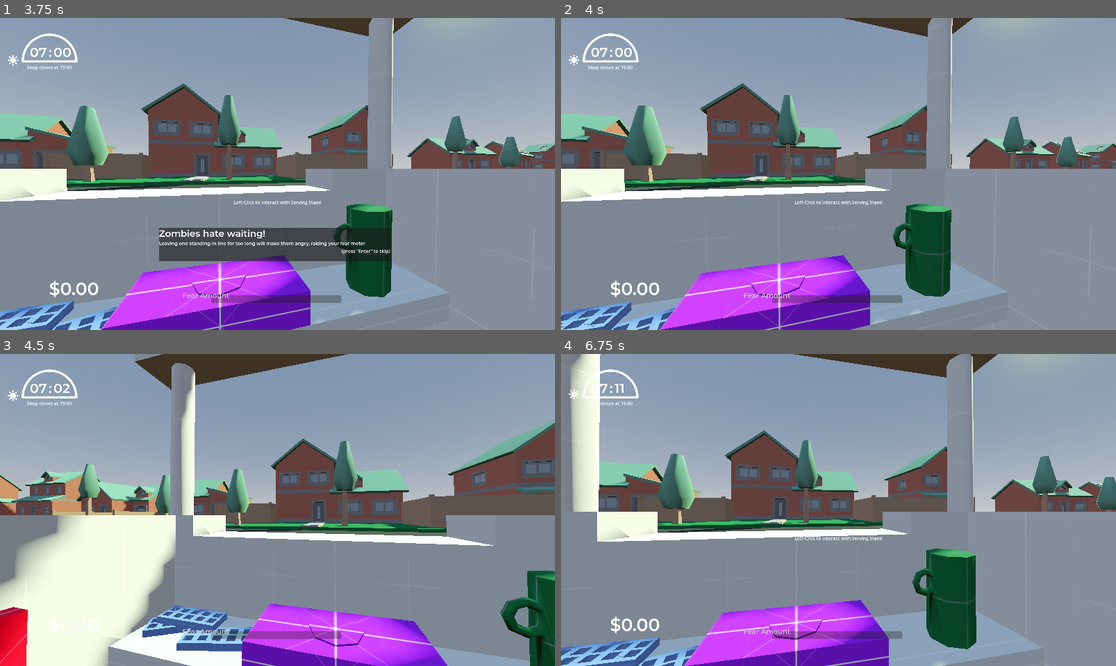
Above: before the commit, frames 1-4 (two rows, left to right).
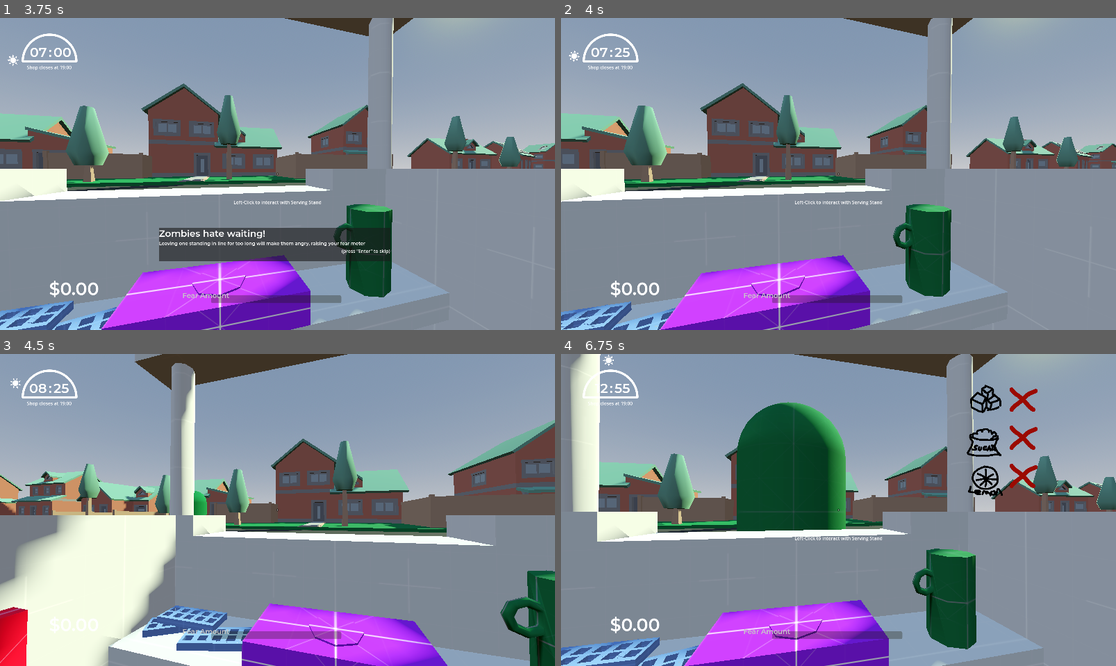
Above: after the commit, the same moments.

Repository: joshuaclarkuk/ProjectLemonade
Game: Godot game, scene res://Levels/main.tscn
Two runs of this game, one before a commit and one after it. Both use one fixed random seed, a clock stepped at 60 frames per second and the inputs below. This scene is started directly instead of the project's main scene.
Inputs (mouse positions are in pixels of both pictures, inside the frame that each line leads up to):
- Up to frame 1 (3.75 s): tap Enter (ui_accept) at 0.5, 0.77, 1.25, 1.52, 2, 2.75, 3.02, 3.5 s; move the mouse to (305, 174) at 0.52 s; press the mouse at (305, 174) at 0.53 s; move the mouse to (249, 174) at 1.27 s; release the mouse at (249, 174) at 1.28 s; click (249, 174) at 1.35 s; move the mouse to (288, 167) at 2.02 s; press the mouse at (288, 167) at 2.03 s; move the mouse to (271, 180) at 2.77 s; release the mouse at (271, 180) at 2.78 s; click (271, 180) at 2.85 s; move the mouse to (316, 177) at 3.52 s; press the mouse at (316, 177) at 3.53 s
- Up to frame 2 (4 s): tap Enter (ui_accept) at 3.77 s
- Up to frame 3 (4.5 s): tap Enter (ui_accept) at 4.25 s; move the mouse to (233, 506) at 4.27 s; release the mouse at (233, 506) at 4.28 s; click (233, 506) at 4.35 s
- Up to frame 4 (6.75 s): tap Enter (ui_accept) at 4.52, 6.02 s; move the mouse to (844, 510) at 5.02 s; press the mouse at (844, 510) at 5.03 s; move the mouse to (816, 503) at 5.77 s; release the mouse at (816, 503) at 5.78 s; click (816, 503) at 5.85 s; move the mouse to (866, 510) at 6.52 s; press the mouse at (866, 510) at 6.53 s

Frame 1 is identical in both runs. In frame 2, less than 0.1% of the frame differs, in the area x 1-13%, y 9-16%; in frame 3, 0.3%; in frame 4, 8.4%, in the area x 1-86%, y 0-58%.

Commit message:
Fart Component Updated, Fixed Interact Bug
Zombies fart more often, but might have to increase time as they all start farting at once

Fixed bug where you could still interact with things after end screen had rolled

Diff:
--- a/Interactables/object_manager.tscn
+++ b/Interactables/object_manager.tscn
@@ -359,6 +359,47 @@
 }
 tracks/2/use_blend = true
 
+[sub_resource type="Animation" id="Animation_sjlvv"]
+resource_name = "serve_drink"
+length = 0.55
+step = 0.05
+tracks/0/type = "value"
+tracks/0/imported = false
+tracks/0/enabled = true
+tracks/0/path = NodePath("Glasses/GlassReal:position")
+tracks/0/interp = 1
+tracks/0/loop_wrap = true
+tracks/0/keys = {
+"times": PackedFloat32Array(0, 0.1, 0.5, 0.5001, 0.55),
+"transitions": PackedFloat32Array(-2, -2, 0, 0, 0),
+"update": 0,
+"values": [Vector3(-0.65, 0.55, -0.15), Vector3(-0.65, 0.65, -0.25), Vector3(-0.65, 1.15, -0.75), Vector3(-0.65, 1.15, -0.75), Vector3(-0.05, 0, 0.15)]
+}
+tracks/1/type = "value"
+tracks/1/imported = false
+tracks/1/enabled = true
+tracks/1/path = NodePath("Glasses/GlassReal:rotation")
+tracks/1/interp = 1
+tracks/1/loop_wrap = true
+tracks/1/keys = {
+"times": PackedFloat32Array(0, 0.1, 0.2, 0.5, 0.55),
+"transitions": PackedFloat32Array(-2, -2, -2, 0, 0),
+"update": 0,
+"values": [Vector3(0, -0.610865, 0), Vector3(0, -0.610865, 0), Vector3(-0.421989, -0.67992, 0.319788), Vector3(-0.421989, -0.67992, 0.319788), Vector3(0, -0.610865, 0)]
+}
+tracks/2/type = "value"
+tracks/2/imported = false
+tracks/2/enabled = true
+tracks/2/path = NodePath("Glasses/GlassReal:material_override:albedo_color")
+tracks/2/interp = 1
+tracks/2/loop_wrap = true
+tracks/2/keys = {
+"times": PackedFloat32Array(0, 0.2, 0.5, 0.55),
+"transitions": PackedFloat32Array(-2, -2, 0, 0),
+"update": 0,
+"values": [Color(1, 1, 1, 1), Color(1, 1, 1, 1), Color(1, 1, 1, 0), Color(1, 1, 1, 1)]
+}
+
 [sub_resource type="Animation" id="Animation_2ly52"]
 resource_name = "slice_lemons"
 length = 0.35
@@ -395,6 +436,50 @@
 }
 tracks/1/use_blend = false
 
+[sub_resource type="Animation" id="Animation_cx7pq"]
+resource_name = "spill_drink"
+length = 0.35
+step = 0.05
+tracks/0/type = "value"
+tracks/0/imported = false
+tracks/0/enabled = true
+tracks/0/path = NodePath("Glasses/GlassReal:position")
+tracks/0/interp = 1
+tracks/0/loop_wrap = true
+tracks/0/keys = {
+"times": PackedFloat32Array(0, 0.1, 0.2, 0.3, 0.35),
+"transitions": PackedFloat32Array(-2, -2, -2, 0, 0),
+"update": 0,
+"values": [Vector3(-0.65, 0.55, -0.15), Vector3(-0.55, 0.5, -0.2), Vector3(-0.55, 0.5, -0.2), Vector3(-0.55, 0.5, -0.2), Vector3(-0.05, 0, 0.15)]
+}
+tracks/1/type = "value"
+tracks/1/imported = false
+tracks/1/enabled = true
+tracks/1/path = NodePath("Glasses/GlassReal:rotation")
+tracks/1/interp = 1
+tracks/1/loop_wrap = true
+tracks/1/keys = {
+"times": PackedFloat32Array(0, 0.1, 0.2, 0.3, 0.35),
+"transitions": PackedFloat32Array(-2, -2, -2, 0, 0),
+"update": 0,
+"values": [Vector3(0, -0.610865, 0), Vector3(-0.610865, 0.436332, -1.5708), Vector3(-0.64546, 0.378088, -1.47175), Vector3(-0.610865, 0.436332, -1.5708), Vector3(0, -0.610865, 0)]
+}
+tracks/2/type = "audio"
+tracks/2/imported = false
+tracks/2/enabled = true
+tracks/2/path = NodePath("AudioPlayers/GlassAudio")
+tracks/2/interp = 1
+tracks/2/loop_wrap = true
+tracks/2/keys = {
+"clips": [{
+"end_offset": 2.1622,
+"start_offset": 0.03,
+"stream": ExtResource("18_sres6")
+}],
+"times": PackedFloat32Array(0)
+}
+tracks/2/use_blend = true
+
 [sub_resource type="Animation" id="Animation_xocxc"]
 resource_name = "use_bin"
 length = 0.36
@@ -427,91 +512,6 @@
 }
 tracks/1/use_blend = true
 
-[sub_resource type="Animation" id="Animation_sjlvv"]
-resource_name = "serve_drink"
-length = 0.55
-step = 0.05
-tracks/0/type = "value"
-tracks/0/imported = false
-tracks/0/enabled = true
-tracks/0/path = NodePath("Glasses/GlassReal:position")
-tracks/0/interp = 1
-tracks/0/loop_wrap = true
-tracks/0/keys = {
-"times": PackedFloat32Array(0, 0.1, 0.5, 0.5001, 0.55),
-"transitions": PackedFloat32Array(-2, -2, 0, 0, 0),
-"update": 0,
-"values": [Vector3(-0.65, 0.55, -0.15), Vector3(-0.65, 0.65, -0.25), Vector3(-0.65, 1.15, -0.75), Vector3(-0.65, 1.15, -0.75), Vector3(-0.05, 0, 0.15)]
-}
-tracks/1/type = "value"
-tracks/1/imported = false
-tracks/1/enabled = true
-tracks/1/path = NodePath("Glasses/GlassReal:rotation")
-tracks/1/interp = 1
-tracks/1/loop_wrap = true
-tracks/1/keys = {
-"times": PackedFloat32Array(0, 0.1, 0.2, 0.5, 0.55),
-"transitions": PackedFloat32Array(-2, -2, -2, 0, 0),
-"update": 0,
-"values": [Vector3(0, -0.610865, 0), Vector3(0, -0.610865, 0), Vector3(-0.421989, -0.67992, 0.319788), Vector3(-0.421989, -0.67992, 0.319788), Vector3(0, -0.610865, 0)]
-}
-tracks/2/type = "value"
-tracks/2/imported = false
-tracks/2/enabled = true
-tracks/2/path = NodePath("Glasses/GlassReal:material_override:albedo_color")
-tracks/2/interp = 1
-tracks/2/loop_wrap = true
-tracks/2/keys = {
-"times": PackedFloat32Array(0, 0.2, 0.5, 0.55),
-"transitions": PackedFloat32Array(-2, -2, 0, 0),
-"update": 0,
-"values": [Color(1, 1, 1, 1), Color(1, 1, 1, 1), Color(1, 1, 1, 0), Color(1, 1, 1, 1)]
-}
-
-[sub_resource type="Animation" id="Animation_cx7pq"]
-resource_name = "spill_drink"
-length = 0.35
-step = 0.05
-tracks/0/type = "value"
-tracks/0/imported = false
-tracks/0/enabled = true
-tracks/0/path = NodePath("Glasses/GlassReal:position")
-tracks/0/interp = 1
-tracks/0/loop_wrap = true
-tracks/0/keys = {
-"times": PackedFloat32Array(0, 0.1, 0.2, 0.3, 0.35),
-"transitions": PackedFloat32Array(-2, -2, -2, 0, 0),
-"update": 0,
-"values": [Vector3(-0.65, 0.55, -0.15), Vector3(-0.55, 0.5, -0.2), Vector3(-0.55, 0.5, -0.2), Vector3(-0.55, 0.5, -0.2), Vector3(-0.05, 0, 0.15)]
-}
-tracks/1/type = "value"
-tracks/1/imported = false
-tracks/1/enabled = true
-tracks/1/path = NodePath("Glasses/GlassReal:rotation")
-tracks/1/interp = 1
-tracks/1/loop_wrap = true
-tracks/1/keys = {
-"times": PackedFloat32Array(0, 0.1, 0.2, 0.3, 0.35),
-"transitions": PackedFloat32Array(-2, -2, -2, 0, 0),
-"update": 0,
-"values": [Vector3(0, -0.610865, 0), Vector3(-0.610865, 0.436332, -1.5708), Vector3(-0.64546, 0.378088, -1.47175), Vector3(-0.610865, 0.436332, -1.5708), Vector3(0, -0.610865, 0)]
-}
-tracks/2/type = "audio"
-tracks/2/imported = false
-tracks/2/enabled = true
-tracks/2/path = NodePath("AudioPlayers/GlassAudio")
-tracks/2/interp = 1
-tracks/2/loop_wrap = true
-tracks/2/keys = {
-"clips": [{
-"end_offset": 2.1622,
-"start_offset": 0.03,
-"stream": ExtResource("18_sres6")
-}],
-"times": PackedFloat32Array(0)
-}
-tracks/2/use_blend = true
-
 [sub_resource type="AnimationLibrary" id="AnimationLibrary_dnrku"]
 _data = {
 "RESET": SubResource("Animation_c3k84"),
--- a/Levels/main.tscn
+++ b/Levels/main.tscn
@@ -93,6 +93,7 @@
 script = ExtResource("1_t6mj7")
 zombie = ExtResource("5_1hf5j")
 zombie_spawn_timer_wait_time = 12.0
+max_time_in_day = 6.0
 
 [node name="Environment" type="Node3D" parent="."]
 
--- a/Scripts/Interactables/tool_manager.gd
+++ b/Scripts/Interactables/tool_manager.gd
@@ -65,8 +65,8 @@
 	if !serving_stand_empty:
 		if !animation_player.is_playing():
 			animation_player.play("pour_from_jug")
-		print("Lemonade added")
-		update_glass_state(GameManager.LemonadeState.LEMONADE, stage_2_colour_value)
+			print("Lemonade added")
+			update_glass_state(GameManager.LemonadeState.LEMONADE, stage_2_colour_value)
 	else:
 		print("Serving Stand empty. Grab a glass!")
 
@@ -75,8 +75,8 @@
 	if !serving_stand_empty:
 		if !animation_player.is_playing():
 			animation_player.play("get_ice")
-		print("Ice added")
-		update_glass_state(GameManager.LemonadeState.ICE, stage_3_colour_value)
+			print("Ice added")
+			update_glass_state(GameManager.LemonadeState.ICE, stage_3_colour_value)
 	else:
 		print("Serving Stand empty. Grab a glass!")
 
@@ -85,8 +85,8 @@
 	if !serving_stand_empty:
 		if !animation_player.is_playing():
 			animation_player.play("pour_sugar")
-		print("Sugar added")
-		update_glass_state(GameManager.LemonadeState.SUGAR, stage_4_colour_value)
+			print("Sugar added")
+			update_glass_state(GameManager.LemonadeState.SUGAR, stage_4_colour_value)
 	else:
 		print("Serving Stand empty. Grab a glass!")
 
@@ -95,8 +95,8 @@
 	if !serving_stand_empty:
 		if !animation_player.is_playing():
 			animation_player.play("slice_lemons")
-		print("Lemon slices added")
-		update_glass_state(GameManager.LemonadeState.LEMON, stage_5_colour_value)
+			print("Lemon slices added")
+			update_glass_state(GameManager.LemonadeState.LEMON, stage_5_colour_value)
 	else:
 		print("Serving Stand empty. Grab a glass!")
 
--- a/Scripts/Player/player.gd
+++ b/Scripts/Player/player.gd
@@ -33,6 +33,7 @@
 var perfect_orders_in_a_row: int = 0
 
 var fear_amount: int = 0
+var day_has_ended: bool = false
 
 signal fear_at_max
 
@@ -68,6 +69,7 @@
 
 	if event.is_action_pressed("interact"):
 		if !object_to_interact_with: return
+		if day_has_ended: return
 
 		object_to_interact_with.interact()
 
@@ -160,6 +162,7 @@
 
 
 func end_day() -> void:
+	day_has_ended = true
 	game_ui.set_visible(false)
 	Input.mouse_mode = Input.MOUSE_MODE_VISIBLE
 	set_physics_process(false)
--- a/Scripts/Zombie/fart_component.gd
+++ b/Scripts/Zombie/fart_component.gd
@@ -12,6 +12,7 @@
 const SHORT_FART = preload("res://Assets/SFX/Zombie/Farts/ShortFart.wav")
 
 var fart_array: Array[AudioStream] = []
+var has_already_farted: bool = false
 
 
 func _ready() -> void:
@@ -24,17 +25,24 @@
 	fart_array.append(MED_FART)
 	fart_array.append(SHORT_FART)
 
-	fart_timer.wait_time = randi_range(20.0, 40.0)
+	fart_timer.wait_time = randi_range(10.0, 20.0)
+	print("Fart timer wait time: ", str(fart_timer.wait_time))
 
 	fart_timer.start()
 
 
 func _on_fart_timer_timeout() -> void:
+	if !has_already_farted:
+		fart()
+
+
+func fart() -> void:
+	has_already_farted = true
 	var random_fart_index = randi_range(0, fart_array.size() - 1)
 	var random_fart_pitch = randi_range(0.8, 1.2)
 	fart_audio.stream = fart_array[random_fart_index]
 	fart_audio.pitch_scale = random_fart_pitch
 	fart_audio.play()
-	var new_wait_time = randi_range(20.0, 40.0)
+	var new_wait_time = randi_range(10.0, 20.0)
 	fart_timer.wait_time = new_wait_time
 	fart_timer.start()
--- a/Scripts/Zombie/zombie.gd
+++ b/Scripts/Zombie/zombie.gd
@@ -10,6 +10,8 @@
 @onready var wait_in_queue_timer: Timer = $WaitInQueueTimer
 @onready var wait_in_queue_panel: PanelContainer = $WaitInQueueUI/WaitInQueuePanel
 @onready var wait_in_queue_radial: TextureProgressBar = $WaitInQueueUI/WaitInQueuePanel/WaitInQueueRadial
+@onready var boo_audio: AudioStreamPlayer = $BooAudio
+@onready var fart_component: Node3D = $FartComponent
 
 @export var walk_speed: float = 5.0
 @export var max_reward: float = 0.5
@@ -177,6 +179,9 @@
 		print("Drink NOT correct, ", name, ": emitted fear signal")
 		issue_fear_signal.emit()
 		mistake_made.emit()
+		var random_boo_pitch = randi_range(0.8, 1.2)
+		boo_audio.pitch_scale = random_boo_pitch
+		boo_audio.play()
 
 	queue_point.is_occupied = false
 	is_moving_to_queue_point = false
@@ -227,6 +232,8 @@
 	if !wait_in_queue_timer.is_stopped():
 		wait_in_queue_timer.stop()
 
+	fart_component.fart_timer.stop()
+
 	wait_in_queue_radial.set_visible(false)
 
 	if ingredient_request_ui.is_visible():
--- a/Scripts/main.gd
+++ b/Scripts/main.gd
@@ -167,6 +167,7 @@
 
 func set_game_has_started(has_started: bool) -> void:
 	game_has_started = has_started
+	spawn_zombie()
 	print("Game has started:", str(game_has_started))
 
 
--- a/Zombie/fart_component.tscn
+++ b/Zombie/fart_component.tscn
@@ -10,5 +10,6 @@
 
 [node name="FartAudio" type="AudioStreamPlayer3D" parent="."]
 attenuation_model = 2
+volume_db = -6.0
 
 [connection signal="timeout" from="FartTimer" to="." method="_on_fart_timer_timeout"]
--- a/Zombie/zombie.tscn
+++ b/Zombie/zombie.tscn
@@ -8,6 +8,7 @@
 [ext_resource type="Texture2D" uid="uid://t66jrqql36ky" path="res://Assets/Textures/ZombieUI/transparent_circle.png" id="6_c0h21"]
 [ext_resource type="Texture2D" uid="uid://nvvesla7g3fl" path="res://Assets/Textures/ZombieUI/red_circle.png" id="7_6ppf5"]
 [ext_resource type="PackedScene" uid="uid://mjifqroreiaf" path="res://Zombie/fart_component.tscn" id="8_jcslk"]
+[ext_resource type="AudioStream" uid="uid://bo2rttjn2rhaq" path="res://Assets/SFX/Boo.wav" id="9_f60b7"]
 
 [sub_resource type="CapsuleShape3D" id="CapsuleShape3D_uhe8y"]
 
@@ -116,5 +117,9 @@
 
 [node name="FartComponent" parent="." instance=ExtResource("8_jcslk")]
 
+[node name="BooAudio" type="AudioStreamPlayer" parent="."]
+stream = ExtResource("9_f60b7")
+volume_db = -12.0
+
 [connection signal="timeout" from="TimeUntilMoneyTicksDown" to="." method="_on_time_until_money_ticks_down_timeout"]
 [connection signal="timeout" from="WaitInQueueTimer" to="." method="_on_wait_in_queue_timer_timeout"]
Not shown, added: Assets/SFX/Boo.wav.import
Not shown: 1 places in Zombie/zombie.tscn that only renumber resources
Not shown, added: Assets/SFX/Boo.wav
